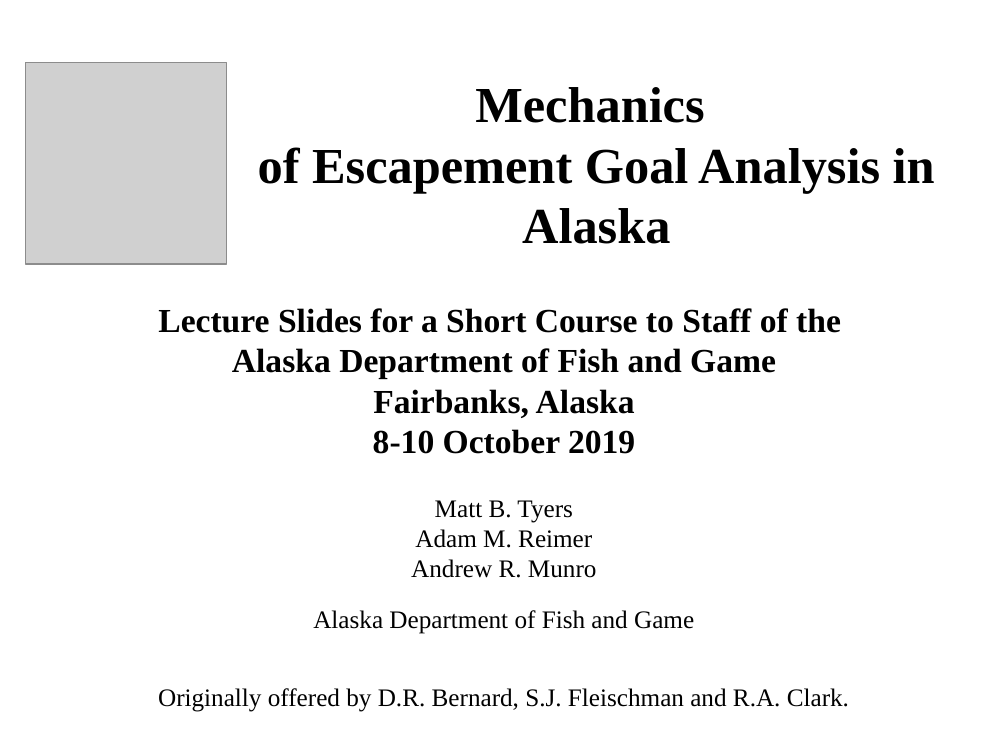
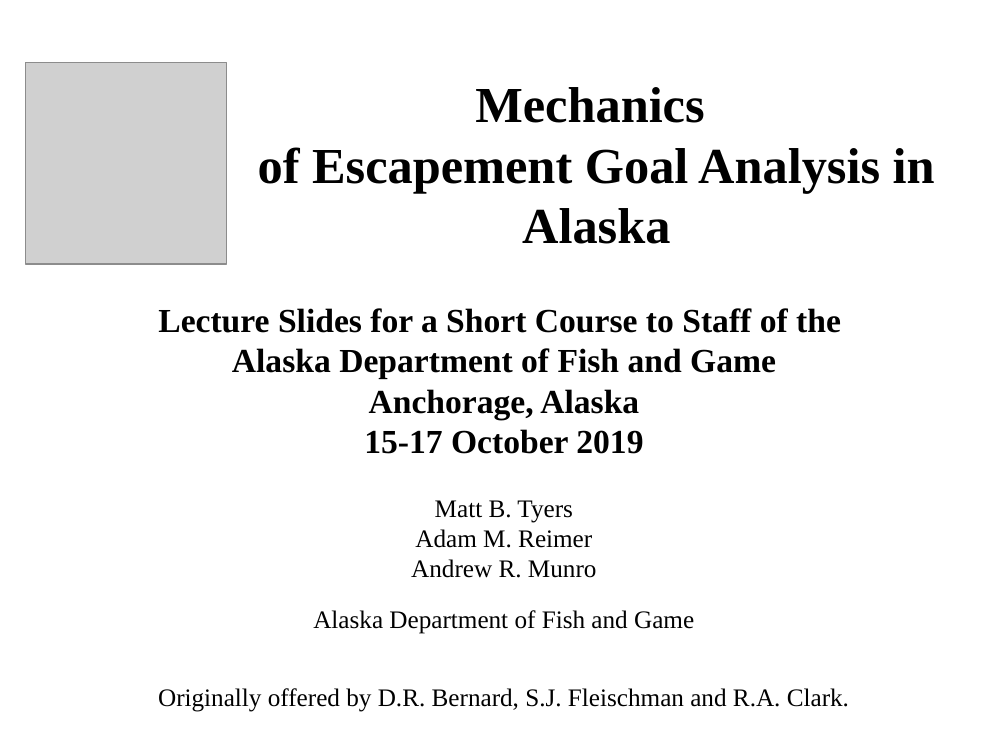
Before and after one commit to ADFG-DSF/ESC_GOAL_2019, a slide deck: slide 1 of 1_INTRODUCTION_STATIC_10_15_19.pptx. Drawn at 1008x756 pixels with LibreOffice and Linux fonts; fonts in the diff are those of the drawing; grey boxes stand for pictures. Boxes give left, top, right and bottom in pixels: in the first picture for what was removed or moved away, otherwise in the second. Text is boxed around its words. In the diff, an @@ line names an element or a change of style, - is before the commit and + after.

```diff
--- a/1_INTRODUCTION_STATIC_10_15_19.pptx
+++ b/1_INTRODUCTION_STATIC_10_15_19.pptx
@@ text at <box>364,389,643,454</box>: text changed @@
-Fairbanks, Alaska
-8-10 October 2019
+Anchorage, Alaska
+15-17 October 2019
```
